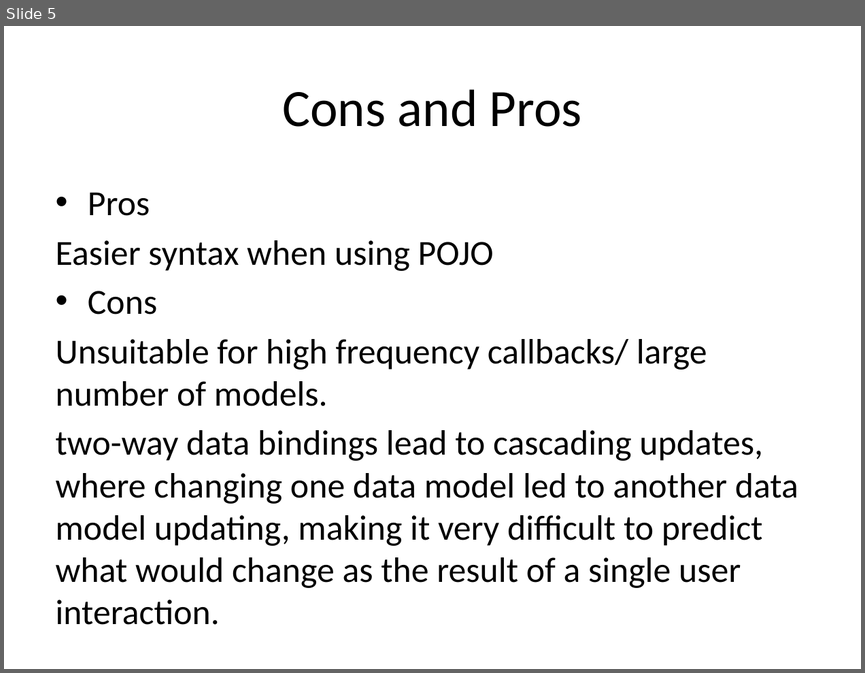
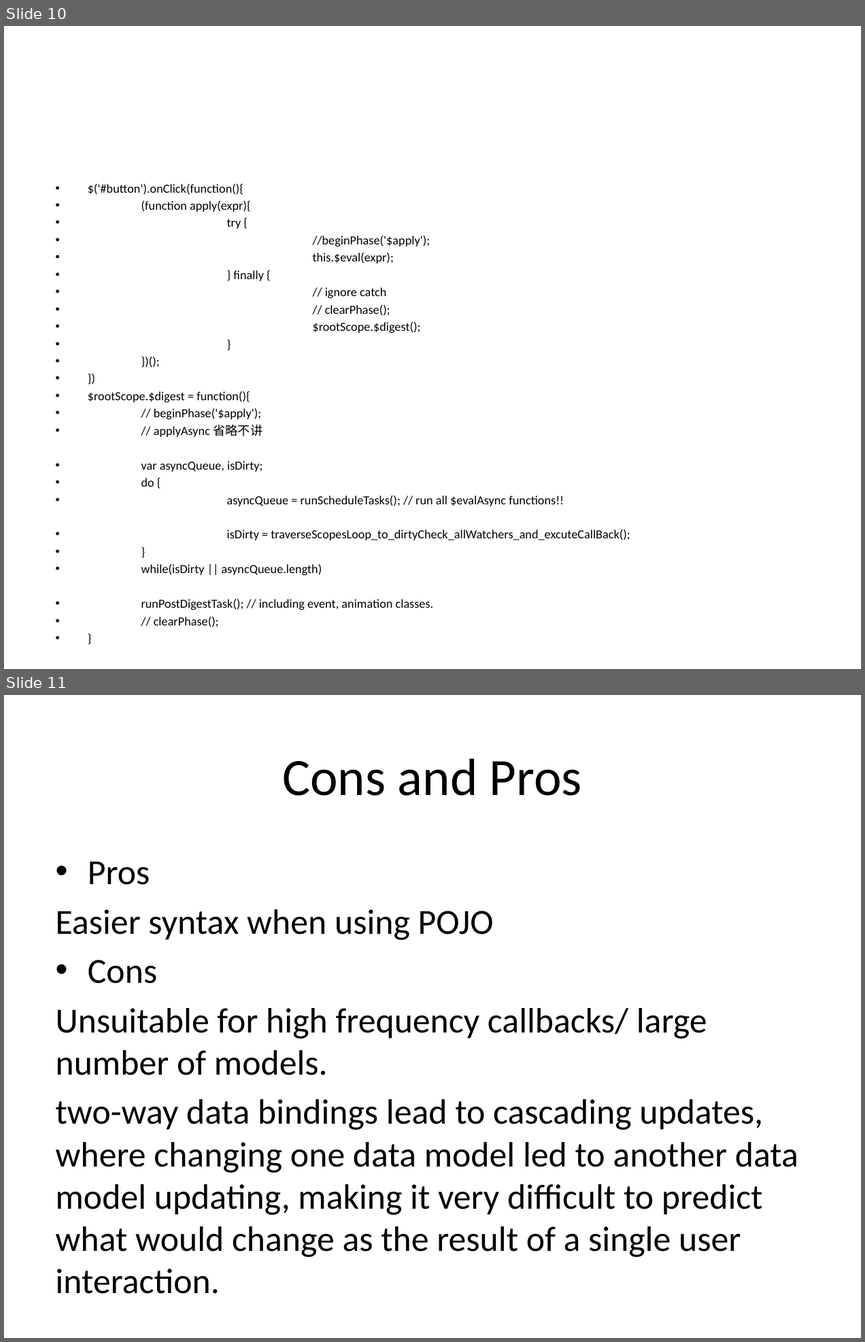
Before and after one commit to SijieCai/angular-performance-demo, a slide deck: angular1.x核心机制分析及性能实战.pptx. Shown one above the other, each under a label of ours: slide 5 before the commit, slides 10 and 11 after it. The pictures are 865x673 and 865x1342 pixels, drawn with LibreOffice and Linux fonts; fonts in the diff are those of the drawing. Boxes give left, top, right and bottom in pixels: in the first picture for what was removed or moved away, otherwise in the second. Text is boxed around its words. In the diff, an @@ line names an element or a change of style, - is before the commit and + after.

```diff
--- a/angular1.x核心机制分析及性能实战.pptx
+++ b/angular1.x核心机制分析及性能实战.pptx
@@ slide 10 added at <box>4,26,861,669</box>, background #FFFFFF @@
@@ text added at <box>88,184,630,609</box>, 10.4 pt, text #000000 @@
+• $('#button').onClick(function(){
+• (function apply(expr){
+• try {
+• //beginPhase('$apply');
+• this.$eval(expr);
+• } finally {
+• // ignore catch
+• // clearPhase();
+• $rootScope.$digest();
+• }
+• })();
+• })
+• $rootScope.$digest = function(){
+• // beginPhase('$apply');
+• // applyAsync 省略不讲
+• var asyncQueue, isDirty;
+• do {
+• asyncQueue = runScheduleTasks(); // run all $evalAsync functions!!
+• isDirty = traverseScopesLoop_to_dirtyCheck_allWatchers_and_excuteCallBack();
+• }
+• while(isDirty || asyncQueue.length)
+• runPostDigestTask(); // including event, animation classes.
+• // clearPhase();
+• }
@@ what was slide 5 is now slide 11 @@
```
Also in this commit, not shown: 3 slides changed, 7 other slides added, 9 slides removed, 6 other files.
